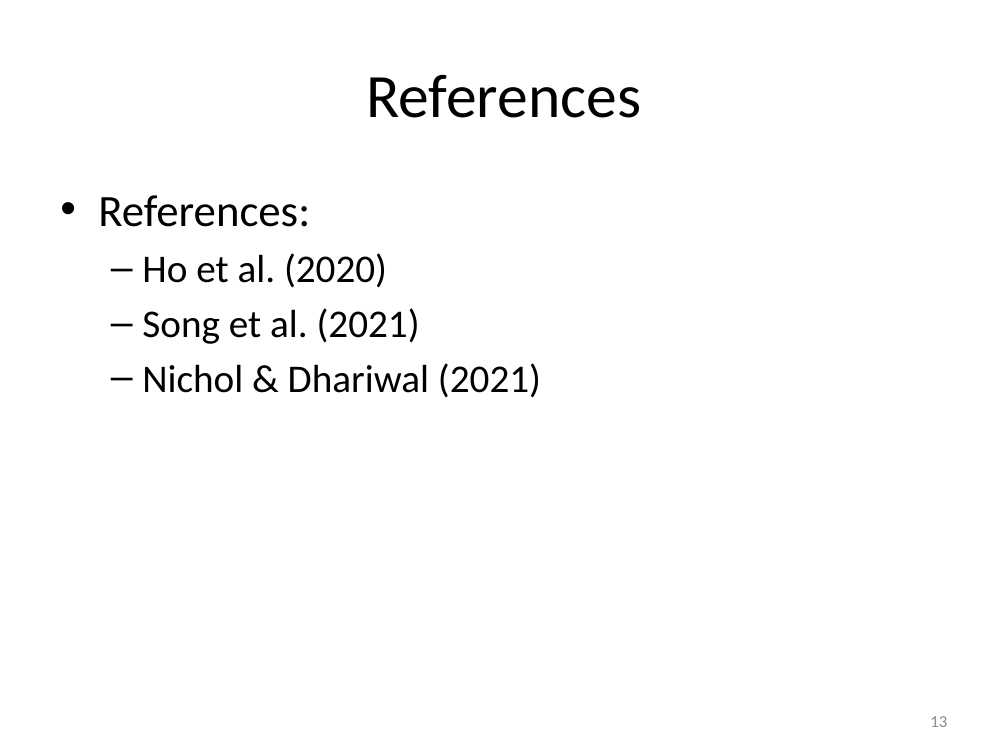
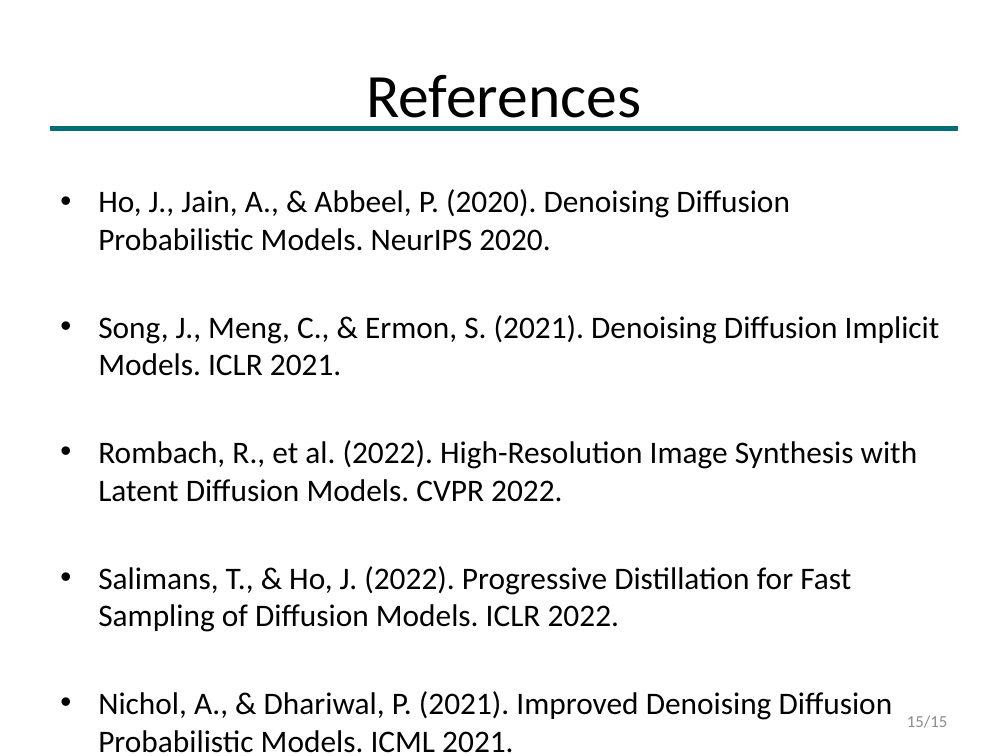
Before and after one commit to yufedor/visionDepthEstimation, a slide deck: slide 15 of Lightweight_Diffusion_Models_Presentation.pptx (slide 13 before the commit). Drawn at 1008x756 pixels with LibreOffice and Linux fonts; fonts in the diff are those of the drawing. Boxes give left, top, right and bottom in pixels: in the first picture for what was removed or moved away, otherwise in the second. Text is boxed around its words. In the diff, an @@ line names an element or a change of style, - is before the commit and + after.

```diff
--- a/Lightweight_Diffusion_Models_Presentation.pptx
+++ b/Lightweight_Diffusion_Models_Presentation.pptx
@@ rectangle added at (50, 126, 958, 130), fill #006D77, outline #006D77 1 pt @@
@@ text at (98, 189, 940, 720): text changed; size 28 to 22.4 pt @@
-• References:
-  – Ho et al. (2020)
-  – Song et al. (2021)
-  – Nichol & Dhariwal (2021)
+• Ho, J., Jain, A., & Abbeel, P. (2020). Denoising Diffusion Probabilistic Models. NeurIPS 2020.
+• Song, J., Meng, C., & Ermon, S. (2021). Denoising Diffusion Implicit Models. ICLR 2021.
+• Rombach, R., et al. (2022). High-Resolution Image Synthesis with Latent Diffusion Models. CVPR 2022.
+• Salimans, T., & Ho, J. (2022). Progressive Distillation for Fast Sampling of Diffusion Models. ICLR 2022.
+• Nichol, A., & Dhariwal, P. (2021). Improved Denoising Diffusion Probabilistic Models. ICML 2021.
@@ page number at (907, 715, 947, 728): text changed @@
-13
+15/15
```
Also in this commit, not shown: 12 other slides changed, 2 slides added, 2 other files.
